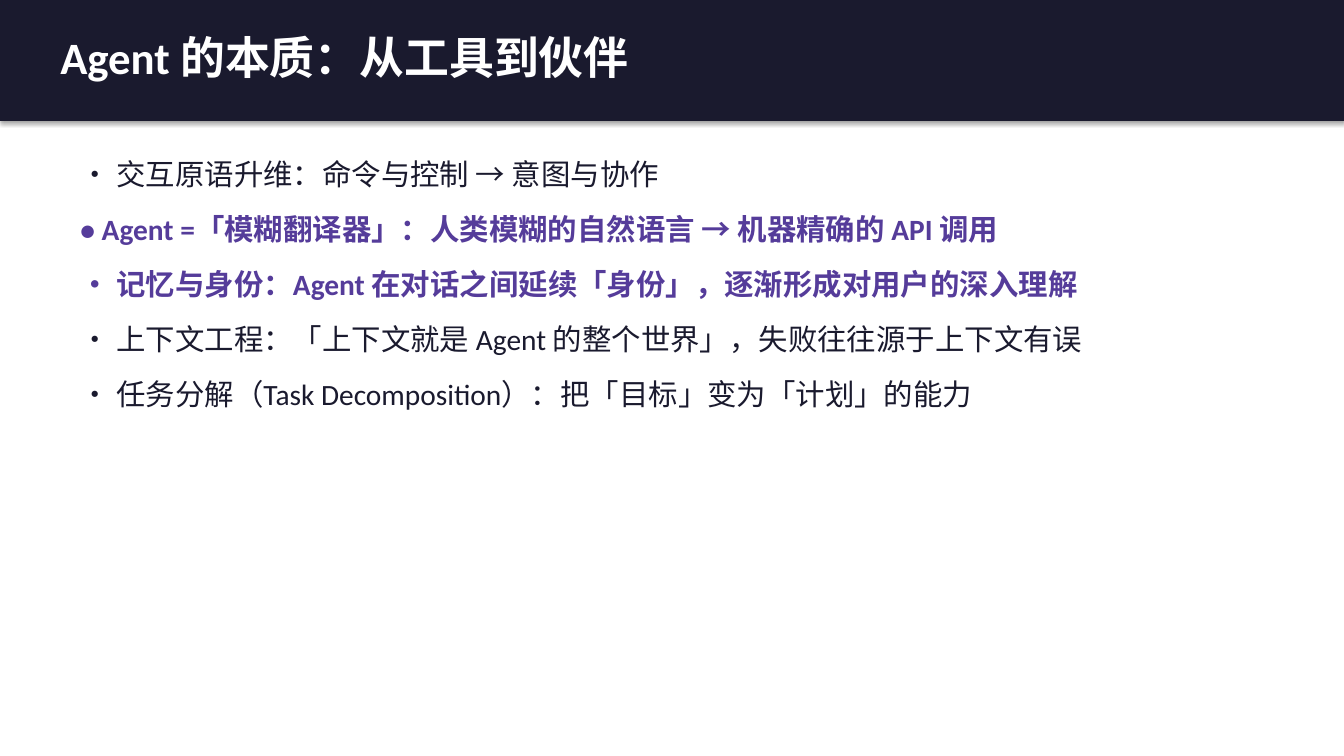
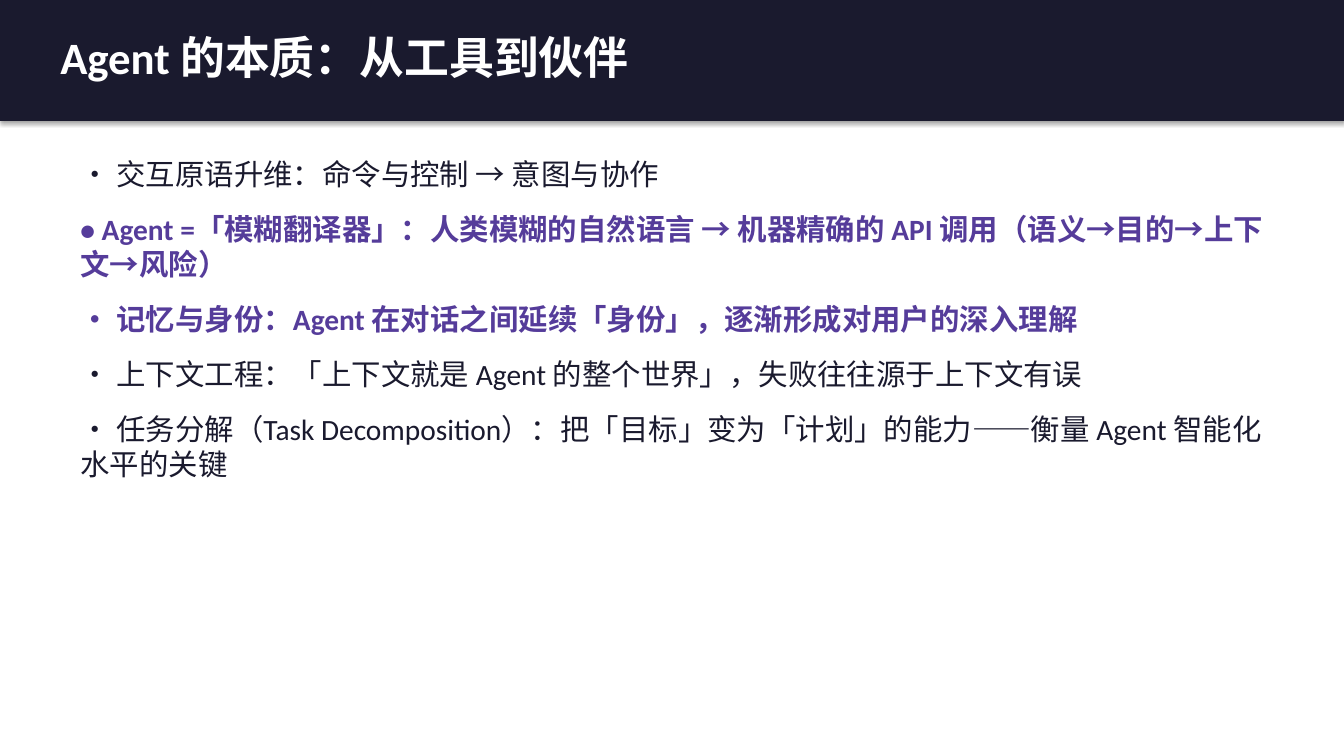
Before and after one commit to tanteng/blog, a slide deck: slide 15 of static/reports/agent-design-patterns-book-intro.pptx (slide 9 before the commit). Drawn at 1344x756 pixels with LibreOffice and Linux fonts; fonts in the diff are those of the drawing. Boxes give left, top, right and bottom in pixels: in the first picture for what was removed or moved away, otherwise in the second. Text is boxed around its words. In the diff, an @@ line names an element or a change of style, - is before the commit and + after.

```diff
--- a/static/reports/agent-design-patterns-book-intro.pptx
+++ b/static/reports/agent-design-patterns-book-intro.pptx
@@ text at bbox=[80, 215, 1263, 278]: text changed @@
-• Agent =「模糊翻译器」：人类模糊的自然语言 → 机器精确的 API 调用
+• Agent =「模糊翻译器」：人类模糊的自然语言 → 机器精确的 API 调用（语义→目的→上下文→风险）
@@ text at bbox=[80, 415, 1261, 478]: text changed @@
-• 任务分解（Task Decomposition）：把「目标」变为「计划」的能力
+• 任务分解（Task Decomposition）：把「目标」变为「计划」的能力——衡量 Agent 智能化水平的关键
```
Also in this commit, not shown: 23 other slides changed, 7 slides added, 1 slide removed.
